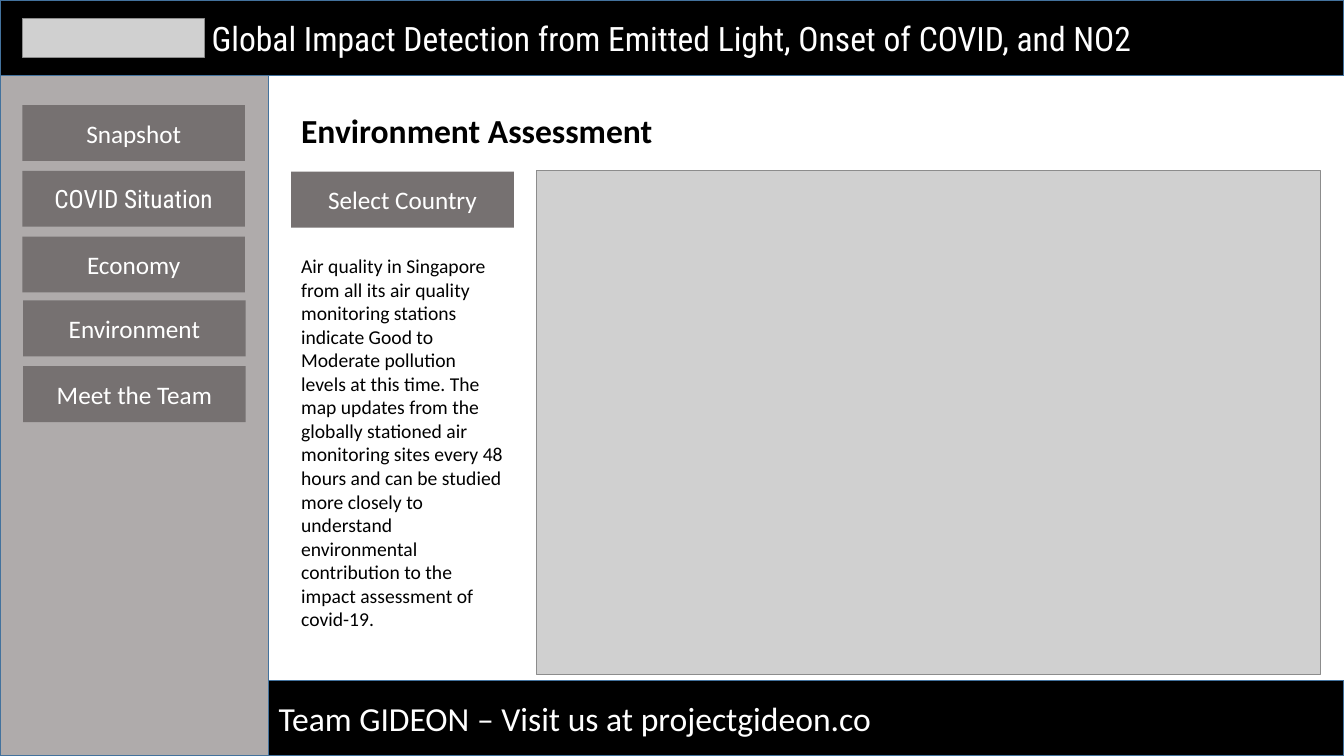
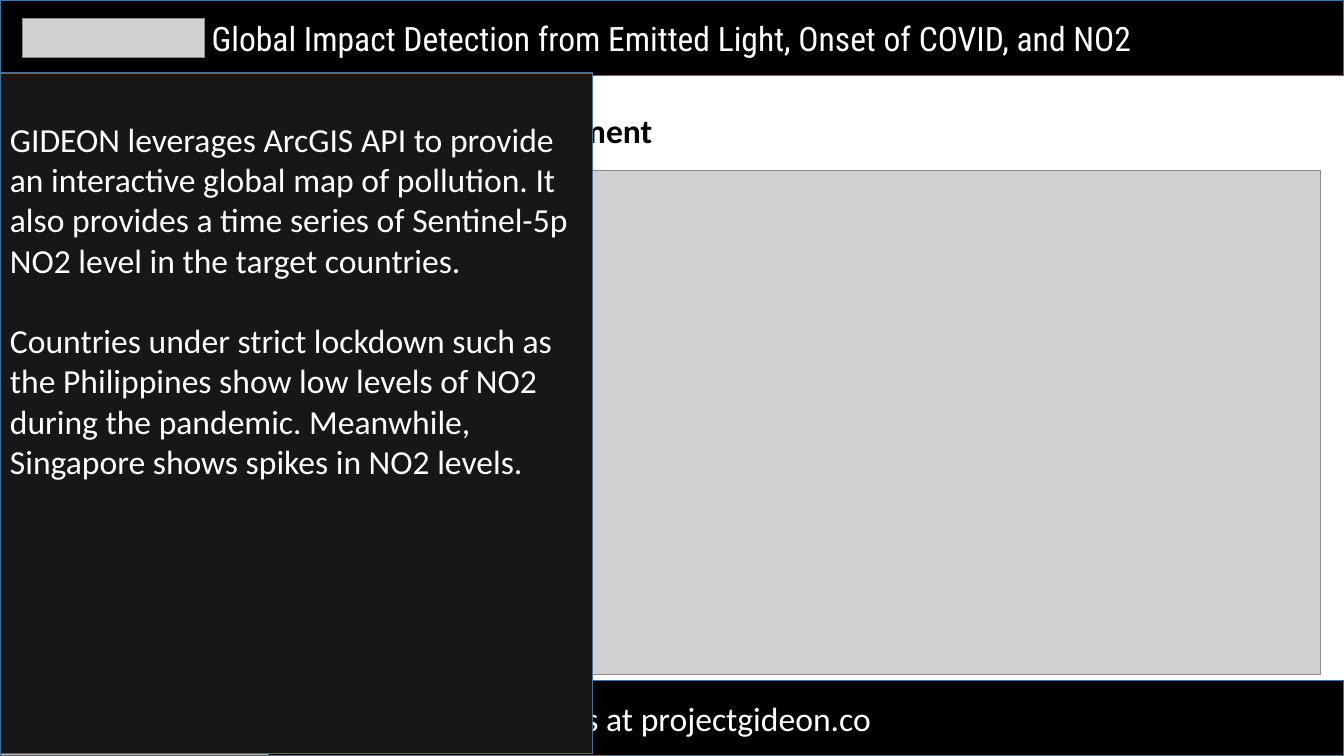
Before and after one commit to docligot/gqueers_space_apps, a slide deck: slide 4 of 5-slide-requirement_GIDEON.pptx. Drawn at 1344x756 pixels with LibreOffice and Linux fonts; fonts in the diff are those of the drawing; grey boxes stand for pictures. Boxes give left, top, right and bottom in pixels: in the first picture for what was removed or moved away, otherwise in the second. Text is boxed around its words. In the diff, an @@ line names an element or a change of style, - is before the commit and + after.

```diff
--- a/5-slide-requirement_GIDEON.pptx
+++ b/5-slide-requirement_GIDEON.pptx
@@ rectangle added at (0,74,593,754), fill #181717, outline #43739E 1 pt, 24 pt, text #FFFFFF @@
+GIDEON leverages ArcGIS API to provide an interactive global map of pollution. It also provides a time series of Sentinel-5p NO2 level in the target countries.
+Countries under strict lockdown such as the Philippines show low levels of NO2 during the pandemic. Meanwhile, Singapore shows spikes in NO2 levels.
@@ rectangle removed at (22,105,245,161) @@
-Snapshot
@@ rectangle removed at (22,170,245,227) @@
-COVID Situation
@@ rectangle removed at (291,171,514,228) @@
-Select Country
@@ rectangle removed at (22,237,245,293) @@
-Economy
@@ text removed at (301,259,503,626) @@
-Air quality in Singapore from all its air quality monitoring stations indicate Good to Moderate pollution levels at this time. The map updates from the globally stationed air monitoring sites every 48 hours and can be studied more closely to understand environmental contribution to the impact assessment of covid-19.
@@ rectangle removed at (23,300,246,357) @@
-Environment
@@ rectangle removed at (23,366,246,422) @@
-Meet the Team
```
Also in this commit, not shown: 4 other slides changed.
